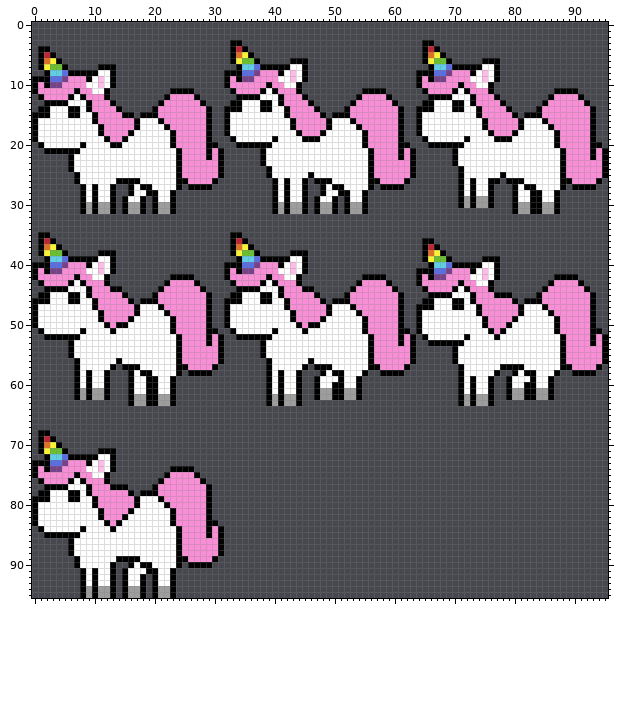
One commit to this sprite sheet: Assets/Sprites/Player/Player Walk.png. That is the earlier state.
The file is 96x96 pixels.
Once edited:
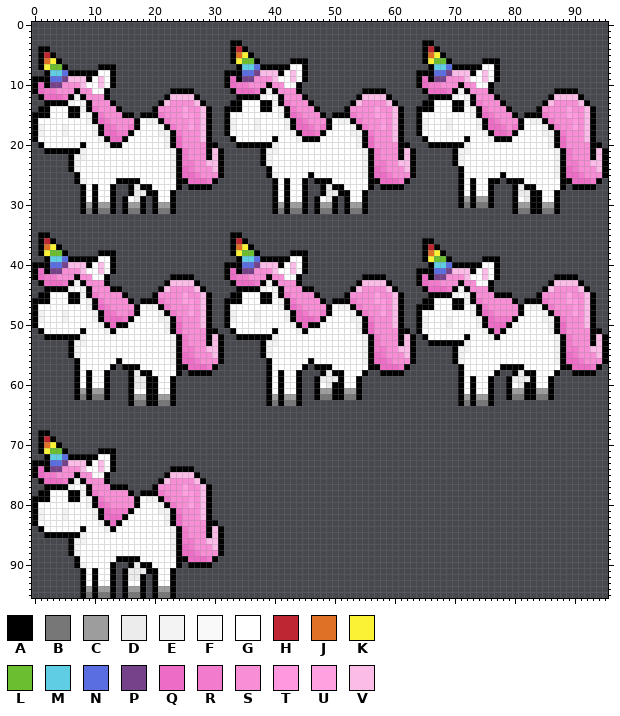
Palette (. is transparent): A #000000  B #777777  C #9d9d9d  D #ececec  E #f3f3f3  F #f9f9f9  G #ffffff  H #be2633  J #df7126  K #fbf236  L #6abe30  M #5fcde4  N #5b6ee1  P #76428a  Q #ed6cc5  R #f27bcd  S #f78ed6  T #ff98de  U #ffa1e1  V #fbbde7
Difference:
Changed rows in their new state; - is an unchanged pixel.
first column x 1:
 8 -------------------------------------VVV-----------------------------VVV----------------------
 9 -----VVV------------------------Q------V---F--------------------Q------V---F------------------
10 Q------V---F--------------------QRR-------F---------------------QRR-------F-------------------
11 QRR-------F----------------------QQQR-E--------------------------QQQR-E-----------------------
12 -QQQR-E---------------VVVV-----------E-E--------------VVVV-----------E-E--------------VVVV----
13 -----E-E-------------V----V------------E-R-----------V----V------------E-R-----------V----V---
14 -------E-R--------------U--V------------E-R-------------U--V------------E-R-------------U--V--
15 --------E-R---------R---UT-V------------E-QR--------R---UT-V------------E-QR--------R---UT-V--
16 --------E-QR------EE-R---T-V----E---E----E-QR-----EE-R---T-V----E---E----E-QR-----EE-R---T-V--
17 E---E----E-QR--R----E-R--U-V----E---E----E-QQR-R----E-R--U-V----E---E----E-QQR-R----E-R--U-V--
18 E---E----E-QQRR-----EE-R---V--------------E-QQR-----EE-R---V--------------E-QQR-----EE-R---V--
19 ----------E-QQ-------E-Q---V---------------E---------E-Q---V---------------E---------E-Q---V--
20 -----------E---------E-Q---------------E-------------E-Q---------------E-------------E-Q------
21 -------E--------------E-R----V--------EE--------------E-R----V--------EE--------------E-R----V
22 ------EE--------------E-R----V--------E---------------E-R----V--------E---------------E-R----V
23 ------E---------------E-RR--VV--------E---------------E-RR--VV--------E---------------E-RR--VV
24 ------E---------------E-QR---V------------------------E-QR---V------------------------E-QR---V
25 ----------------------E-QQR------------E--------------E-QQR---------------------------E-QQR---
26 -------E-----------------QQQR----------------------------QQQR----------------------------QQQR-
27 ----------------D-------------------------------D-------------------------------D-------------
28 ----------------DD------------------------------DD------------------------------DD------------
29 ----------------D-------------------------------D--------------------------------D------------
30 -----------------------------------------------------------------------B-BB-------------------
31 --------B-BB---BB---BB------------------B-BB---BB---BB--------------------------BB--BB--------
first column x 1:
40 -----VVV-----------------------------VVV------------------------------------------------------
41 Q------V---F--------------------Q------V---F-------------------------VVV----------------------
42 QRR-------F---------------------QRR-------F---------------------Q------V---F------------------
43 -QQQR-E---------------VVVV-------QQQR-E---------------VVVV------QRR-------F-----------VVVV----
44 -----E-E-------------V----V----------E-E-------------V----V------QQQR-E--------------V----V---
45 -------E-R--------------U--V-----------E-R--------------U--V---------E-E----------------U--V--
46 --------E-R---------R---UT-V------------E-R---------R---UT-V-----------E-R----------R---UT-V--
47 --------E-QR------EE-R---T-V------------E-QR------EE-R---T-V------------E-R-------EE-R---T-V--
48 E---E----E-QR--R----E-R--U-V----E---E----E-QR--R----E-R--U-V------------E-QR--------E-R--U-V--
49 E---E----E-QQQR-----EE-R---V----E---E----E-QQQR-----EE-R---V----E---E----E-QRRR-----EE-R---V--
50 ----------E-Q--------E-Q---V--------------E-Q--------E-Q---V----E---E----E-QQQ-------E-Q---V--
51 -----------E---------E-Q-------------------E---------E-Q------------------E-Q--------E-Q------
52 -------E--------------E-R----V---------E--------------E-R----V-------------E----------E-R----V
53 ------EE--------------E-R----V--------EE--------------E-R----V---------E--------------E-R----V
54 ------E---------------E-RR--VV--------E---------------E-RR--VV--------EE--------------E-RR--VV
55 ------E---------------E-QR---V--------E---------------E-QR---V--------E---------------E-QR---V
56 ----------------------E-QQR---------------------------E-QQR-----------E---------------E-QQR---
57 -------------------------QQQR----------------------------QQQR----------------------------QQQR-
58 ----------------D-------------------------------D-------------------------------D-------------
59 ----------------DD-----------------------------DDD-----------------------------DDD------------
60 ----------------DD------------------------------D-------------------------------D-------------
62 -------B-BB------------------------------------BB--BB--------------------------BB--BB---------
63 ----------------BB--BB-----------------B-BB----------------------------B-BB-------------------
first column x 1:
73 -----VVV----------------------
74 Q------V---F------------------
75 QRR-------F-----------VVVV----
76 -QQQR-E--------------V----V---
77 -----E-E----------------U--V--
78 -------E-R----------R---UT-V--
79 --------E-R-------EE-R---T-V--
80 --------E-QR--------E-R--U-V--
81 E---E----E-QRRR-----EE-R---V--
82 E---E----E-QQQ-------E-Q---V--
83 ----------E-Q--------E-Q------
84 -----------E----------E-R----V
85 -------E--------------E-R----V
86 ------EE--------------E-RR--VV
87 ------E---------------E-QR---V
88 ------E---------------E-QQR---
89 -------------------------QQQR-
90 -------E--------D-------------
91 ---------------DDD------------
92 ---------------DD-------------
95 --------B-BB---BB---BB--------
